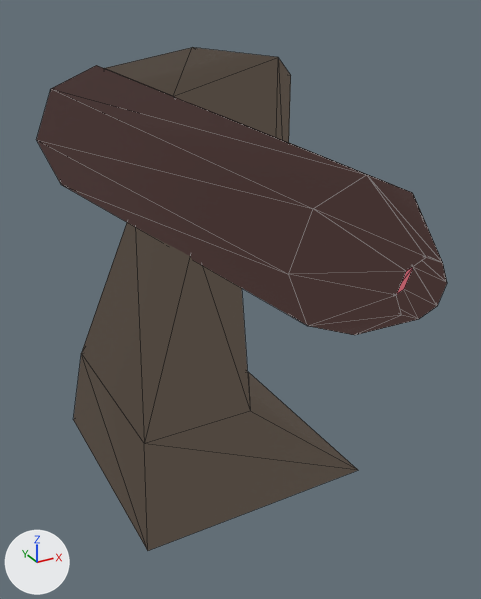
An edit to the glTF model client/res/items/laser.glb, drawn before and after from the same camera.
Both versions are drawn from a camera (50 mm lens) standing at (-0.45, -0.946, 0.755) and looking at (0.052, -0.034, 0.299). Lighting does not change. The marker at lower left points along +X, +Y and +Z. Mesh edges are drawn as thin lines. Vertices at the same position are counted once.
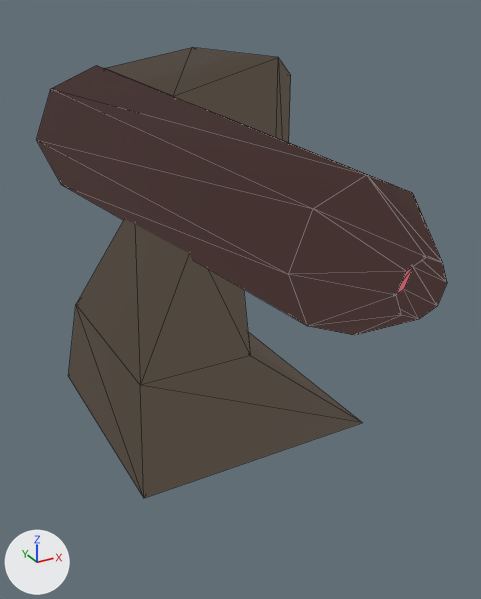
The newer file is also turned or shifted as a whole; pictures and numbers use the older file's frame.

Where the change shows, as pixel boxes [x1, y1, x2, y2] in the pictures (481 x 599 px; the box of a moved part takes in the faces that stretch with it):
'Cube', reshaped (10% shorter): before [36, 47, 447, 551]; after [36, 47, 447, 498]
part 1 of me_cube, moved or reshaped: before [73, 223, 358, 551]; after [68, 219, 362, 498]

The change in detail:
me_cube has 56 vertices, 96 faces and spans x -0.2..0.25, y -0.5..0.5, z 0.0..0.675.
me_cube is used by ob_cube; location (0.0, 0.0, 0.0).
Before the commit, vertices of me_cube: 16 (-0.2, 0.2, 0.0) at pixel (73, 419), 18 (0.2, 0.2, 0.0) at pixel (248, 371), 20 (-0.2, -0.2, 0.0) at pixel (147, 550), 22 (0.2, -0.2, 0.0) at pixel (358, 470), 36 (-0.18, 0.16, 0.164) at pixel (81, 353).
Before the commit, vertices of me_cube: 37 (0.0, 0.16, 0.164), 38 (0.0, -0.16, 0.164) at pixel (250, 411), 39 (-0.18, -0.16, 0.164) at pixel (144, 443).
Part 1, on me_cube:
Vertices 16, 18, 20, 22, 36 to 39 of me_cube move by (0.0, 0.0, 0.1).
